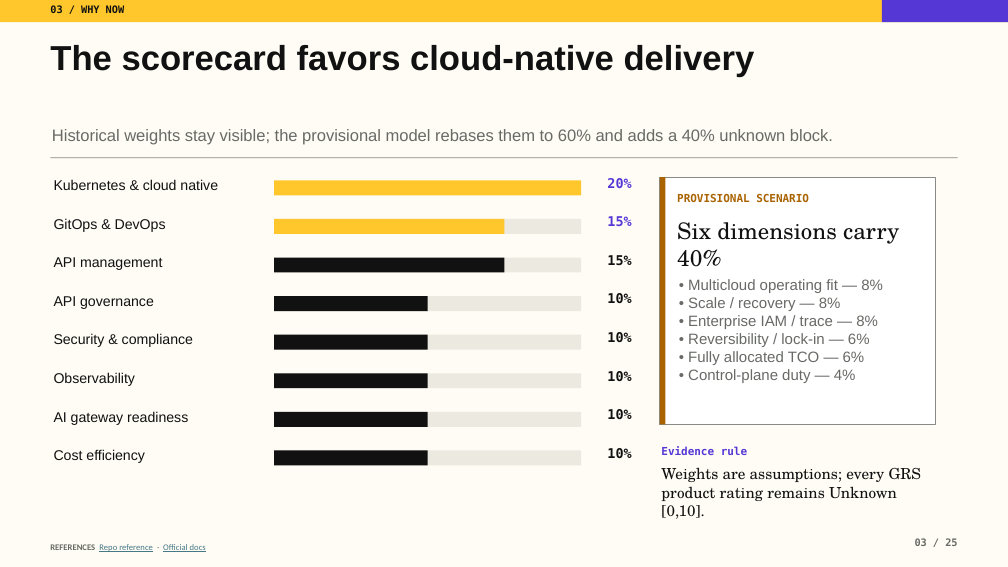
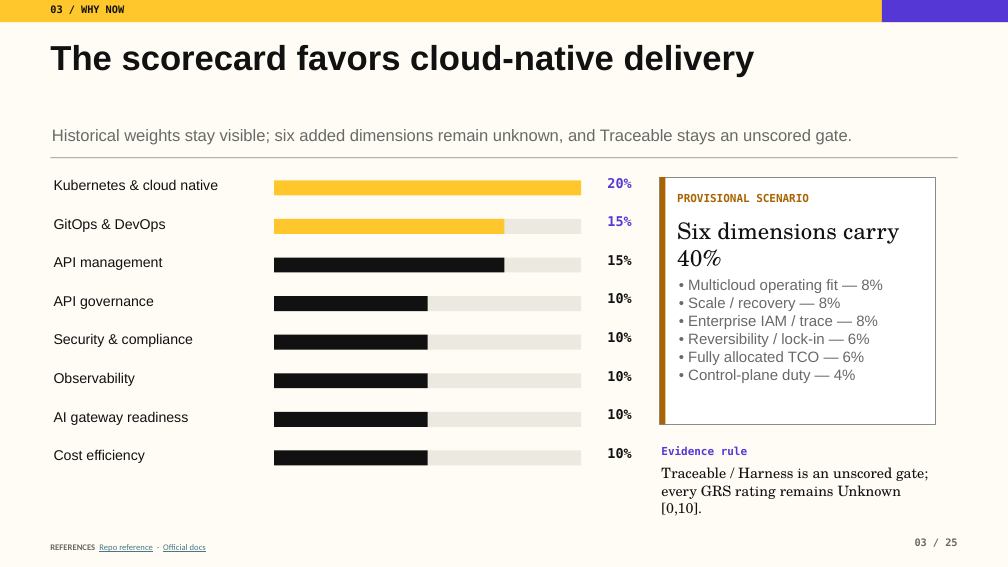
Before and after one commit to tomqwu/apim, a slide deck: slide 3 of presentations/kong-platform-journey-guided.pptx. Drawn at 1008x567 pixels with LibreOffice and Linux fonts; fonts in the diff are those of the drawing. Boxes give left, top, right and bottom in pixels: in the first picture for what was removed or moved away, otherwise in the second. Text is boxed around its words. In the diff, an @@ line names an element or a change of style, - is before the commit and + after.

```diff
--- a/presentations/kong-platform-journey-guided.pptx
+++ b/presentations/kong-platform-journey-guided.pptx
@@ text at (52, 129, 853, 145): text changed @@
-Historical weights stay visible; the provisional model rebases them to 60% and adds a 40% unknown block.
+Historical weights stay visible; six added dimensions remain unknown, and Traceable stays an unscored gate.
@@ text at (661, 467, 928, 516): text changed; size 14.5 to 13.6 pt @@
-Weights are assumptions; every GRS product rating remains Unknown [0,10].
+Traceable / Harness is an unscored gate; every GRS rating remains Unknown [0,10].
```
Also in this commit, not shown: 1 other slide changed, 14 other files.
